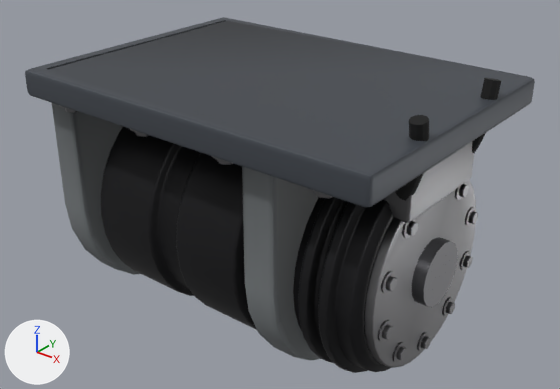
The glTF model assets/export/models/bastion.bend_front_right.glb: old version first, new version second.
One viewpoint serves both versions: a camera (50 mm lens) standing at (1.653, -1.847, 0.974) and looking at (0.135, 0.051, -0.203). The lights are fixed; the arrows at lower left show +X, +Y and +Z. The first picture is the older version. Vertices at exactly the same position are counted once.
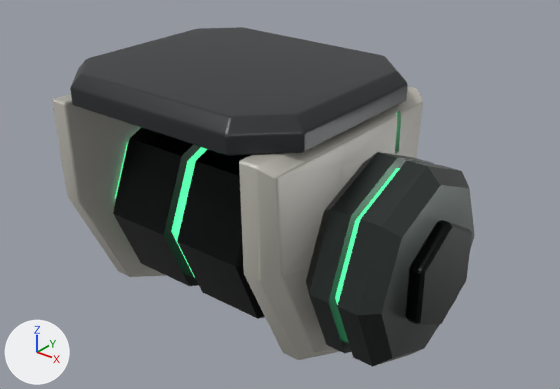
The change, as a list of edits to the scene's bpy script:
```text
Change mat_armor:
    where n0 = _N.new('ShaderNodeBsdfPrincipled'); n0.name = 'Principled BSDF'
    n0.inputs[2].default_value: 0.55 -> 0.35  # 'Roughness'
    where n2 = _N.new('ShaderNodeMix'); n2.name = 'Mix'
    n2.inputs[7].default_value: (0.233, 0.253, 0.263, 1.0) -> (0.57, 0.554, 0.492, 1.0)  # 'B', grey #858a8c -> 'B', light grey #c7c4ba
Change mat_armor2:
    where n0 = _N.new('ShaderNodeBsdfPrincipled'); n0.name = 'Principled BSDF'
    add n0.inputs[2].default_value = 0.38  # 'Roughness'
    where n2 = _N.new('ShaderNodeMix'); n2.name = 'Mix'
    n2.inputs[7].default_value: (0.0732, 0.0835, 0.1, 1.0) -> (0.0331, 0.0363, 0.0397, 1.0)  # 'B', dark grey #4c5259 -> 'B', dark grey #333638
Change mat_metal:
    where n0 = _N.new('ShaderNodeBsdfPrincipled'); n0.name = 'Principled BSDF'
    n0.inputs[2].default_value: 0.35 -> 0.28  # 'Roughness'
    where n2 = _N.new('ShaderNodeMix'); n2.name = 'Mix'
    n2.inputs[7].default_value: (0.274, 0.274, 0.285, 1.0) -> (0.0732, 0.089, 0.0835, 1.0)  # 'B', grey #8f8f91 -> 'B', dark grey #4c5452
Add mat_light:
    mat_light = bpy.data.materials.new('light')
    # nodes: BsdfPrincipled, Mix, OutputMaterial, VertexColor
    # colours: green #59ffad, mixed with the vertex colours
Change me_mesh_0:
    remove me_mesh_0.from_pydata(...)  # 5204 vertices, 10128 faces; spans x -0.648..0.819, y -0.476..0.476, z -0.658..0.305
    add me_mesh_0.from_pydata(...)  # 646 vertices, 1236 faces; spans x -0.59..0.81, y -0.425..0.425, z -0.749..0.25
    me_mesh_0 part 1: a new loose piece, an 8-sided cylinder along x spanning x -0.032..0.032, y -0.314..0.314, z -0.564..0.064, in mat_light
    me_mesh_0 part 2: a new loose piece, an 8-sided cylinder along x spanning x 0.613..0.647, y -0.298..0.298, z -0.548..0.048, in mat_light
    me_mesh_0 part 3: the loose piece of 770 vertices spanning x -0.335..0.335, y -0.383..0.383, z -0.633..0.133 is rebuilt with 26 vertices and now spans x -0.35..-0.031, y -0.349..0.349, z -0.599..0.098
    me_mesh_0 part 4: the loose piece of 192 vertices spanning x 0.72..0.75, y -0.314..0.314, z -0.564..0.064 is rebuilt with 26 vertices and now spans x 0.646..0.76, y -0.331..0.332, z -0.582..0.081
    me_mesh_0 part 5: the loose piece of 114 vertices spanning x -0.48..-0.36, y -0.408..0.408, z -0.658..0.16 is rebuilt with 94 vertices and now spans x -0.48..-0.37, y -0.425..0.425, z -0.749..0.15
    me_mesh_0 part 6: the loose piece of 114 vertices spanning x 0.36..0.48, y -0.408..0.408, z -0.658..0.16 is rebuilt with 94 vertices and now spans x 0.37..0.48, y -0.425..0.425, z -0.749..0.15
    me_mesh_0 part 7: the loose piece of 64 vertices spanning x -0.5..0.819, y -0.476..0.476, z 0.16..0.25 is rebuilt with 138 vertices and now spans x -0.48..0.48, y -0.425..0.425, z 0.15..0.25
    me_mesh_0 part 8: a new loose piece of 36 vertices spanning x 0.76..0.81, y -0.155..0.155, z -0.424..-0.076, in mat_dark
    me_mesh_0 part 9: a new loose piece of 32 vertices spanning x -0.37..-0.35, y -0.264..0.264, z -0.514..0.014, in mat_light
    me_mesh_0 part 10: a new loose piece of 26 vertices spanning x 0.031..0.35, y -0.348..0.349, z -0.599..0.098, in mat_dark
    me_mesh_0 part 11: 62 loose pieces with 2708 vertices, spanning x -0.648..0.812, y -0.46..0.46, z -0.543..0.305, are deleted
    me_mesh_0 part 12: 1097 vertices removed from x -0.54..0.72, y -0.376..0.376, z -0.626..0.126; 25 vertices added at x 0.5..0.614, y -0.331..0.332, z -0.581..0.081
    other edits to the shape of me_mesh_0 do not show in these pictures
    remove me_mesh_0.materials.append(mat_chrome)
    remove me_mesh_0.materials.append(mat_rubber)
    add me_mesh_0.materials.append(mat_light)
```

What differs and where, as boxes (x1, y1, x2, y2) in the pictures (560 x 389 px):
'Mesh_0', surface changed, reshaped (17% narrower)
    before: (25, 17, 535, 373)
    after: (52, 27, 475, 367)
part 1 of me_mesh_0, added (green)
    after: (171, 147, 207, 278)
part 2 of me_mesh_0, added (mostly hidden)
    after: (335, 168, 400, 305)
part 3 of me_mesh_0, rebuilt
    before: (101, 127, 257, 330)
    after: (113, 128, 201, 286)
part 4 of me_mesh_0, rebuilt (23% wider, 9% taller)
    before: (364, 179, 476, 368)
    after: (337, 160, 475, 367)
part 5 of me_mesh_0, rebuilt
    before: (52, 103, 140, 274)
    after: (52, 94, 167, 277)
part 6 of me_mesh_0, rebuilt
    before: (242, 166, 320, 360)
    after: (239, 86, 423, 360)
part 7 of me_mesh_0, rebuilt (34% narrower, 32% shorter)
    before: (25, 17, 535, 207)
    after: (70, 27, 408, 156)
part 8 of me_mesh_0, added
    after: (405, 220, 472, 325)
part 9 of me_mesh_0, added (mostly hidden)
    after: (115, 143, 128, 199)
part 10 of me_mesh_0, added
    after: (177, 149, 265, 319)
part 11 of me_mesh_0, deleted
    before: (59, 78, 501, 362)
part 12 of me_mesh_0, cut back
    before: (293, 197, 393, 373)
    after: (306, 152, 434, 353)
